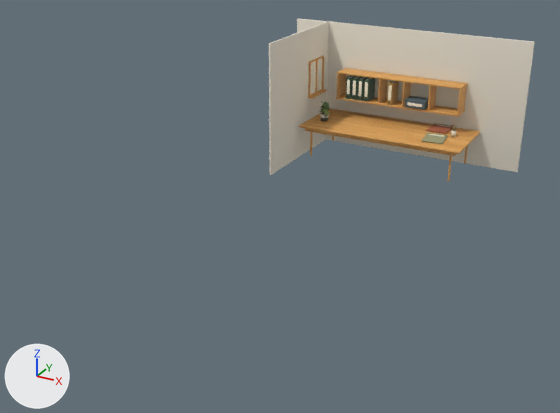
Renders of the glTF model assets/desk/escriptori.glb from each side of a commit.
Both versions are drawn from a 50 mm camera at (24.6, -67.3, 21.8) aimed at (-1.3, -20.4, -1.6). The axes (+X, +Y, +Z) are drawn at lower left. The lights are the same throughout. The first picture is the older version. Where no turn or scale is listed for an object, it has been applied to the vertices. Vertices at exactly the same position are counted once.

Names of what the first picture shows: 'RoomSurfaces' and 17 more.
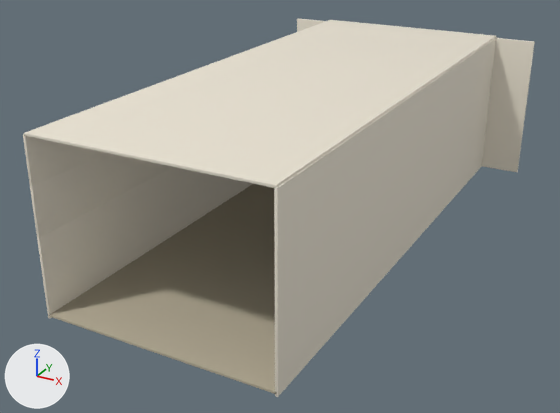
The change, as a list of edits to the scene's bpy script:
```text
Add mat_floor_001_room:
    mat_floor_001_room = principled_material('Floor.001_Room')
    mat_floor_001_room.base_color = (0.468, 0.418, 0.309)  # beige #b6ad97
    mat_floor_001_room.roughness = 0.95
Change me_cube_001:
    used by ob_roomsurfaces; location = (0.0, 1.8, 2.0)
    remove me_cube_001.from_pydata(...)  # 10306 vertices, 19780 faces; spans x -11.5..11.5, y -11.6..0.4, z -6.0..6.0
    add me_cube_001.from_pydata(...)  # 10786 vertices, 20720 faces; spans x -11.5..11.5, y -39.6..0.4, z -6.0..6.1
    me_cube_001 part 1: a new loose piece of 96 vertices spanning x 8.0..8.2, y -39.6..0.4, z -6.0..6.0, in mat_plaster_001_room (pale yellow #e9e2d2)
    me_cube_001 part 2: a new loose piece of 96 vertices spanning x -8.1..8.1, y -39.6..0.4, z 6.0..6.1, in mat_plaster_001_room (pale yellow #e9e2d2)
    me_cube_001 part 3: a new loose piece of 96 vertices spanning x -8.1..8.1, y -39.6..0.4, z -5.9..-5.7, in mat_floor_001_room (beige #b6ad97)
    me_cube_001 part 4: 61 vertices moved within x -8.0..-6.0, y -4.6..-1.3, z -1.5..2.9; 95 vertices removed from x -8.0, y -4.2..-1.4, z -0.4..2.8; 335 vertices added at x -8.2..-8.0, y -39.6..0.4, z -6.0..6.0
    me_cube_001 part 5: 48 vertices removed from x -8.2..-8.0, y -11.6, z -6.0..6.0
    me_cube_001 part 6: 1225 kept faces spanning x -8.2..-5.5, y -5.1..0.4, z -6.0..6.0 get new texture (UV) coordinates
    remove me_cube_001.materials.append(mat_daylight_001_room)  # pale yellow #eee9d8
    add me_cube_001.materials.append(mat_floor_001_room)  # beige #b6ad97
```

Pixel boxes (x1, y1, x2, y2) of what changed, in the pictures (560 x 413 px):
'RoomSurfaces', reshaped (92% wider, 132% taller): before (269, 18, 535, 181); after (23, 18, 535, 397)
part 1 of me_cube_001, added (pale yellow): after (274, 37, 497, 397)
part 2 of me_cube_001, added (pale yellow): after (24, 20, 496, 188)
part 3 of me_cube_001, added (beige): after (50, 184, 276, 394)
part 4 of me_cube_001, built on: before (309, 58, 323, 97); after (23, 134, 253, 319)
part 5 of me_cube_001, deleted (pale yellow): before (269, 21, 331, 175)
part 6 of me_cube_001, surface changed: before (320, 101, 330, 116)
